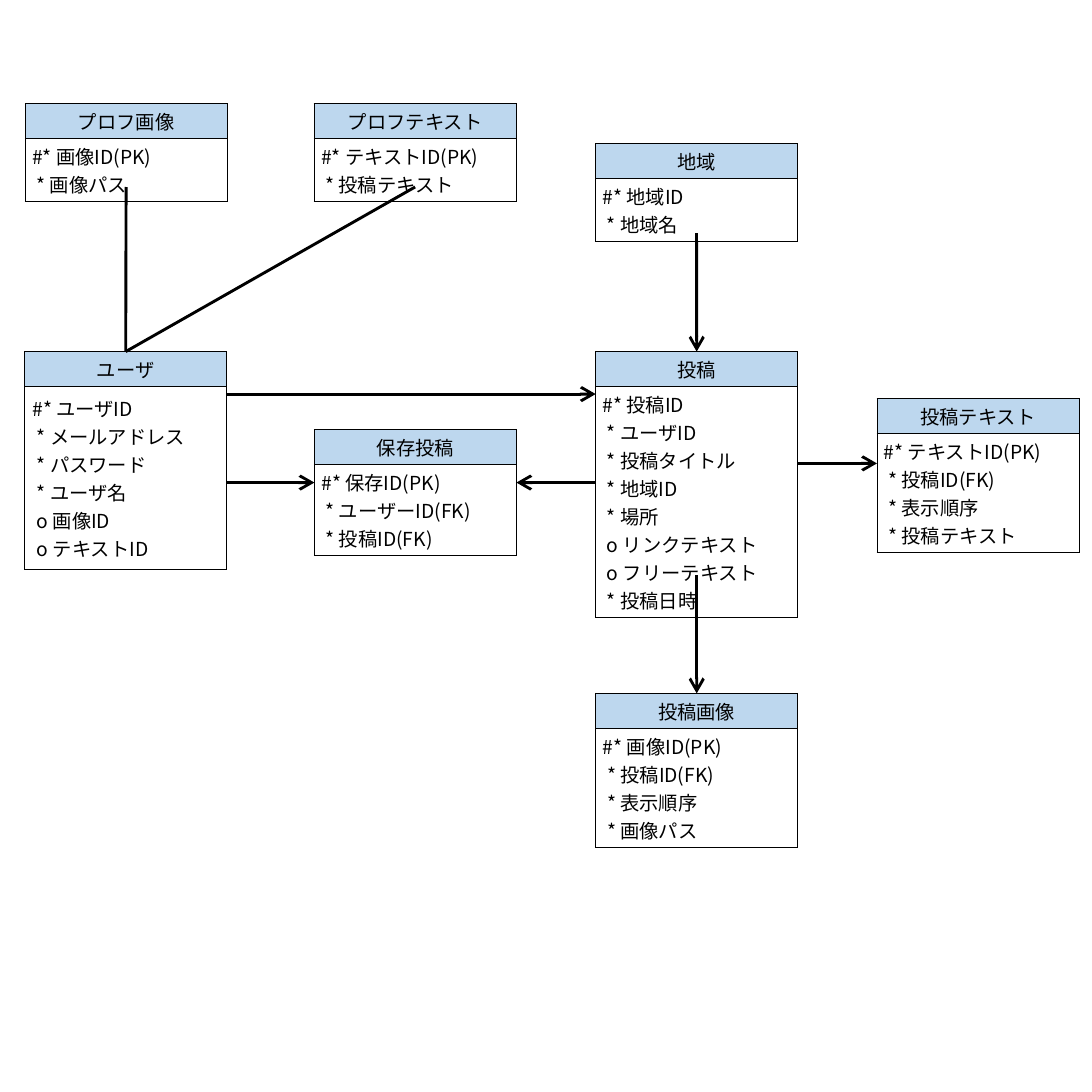
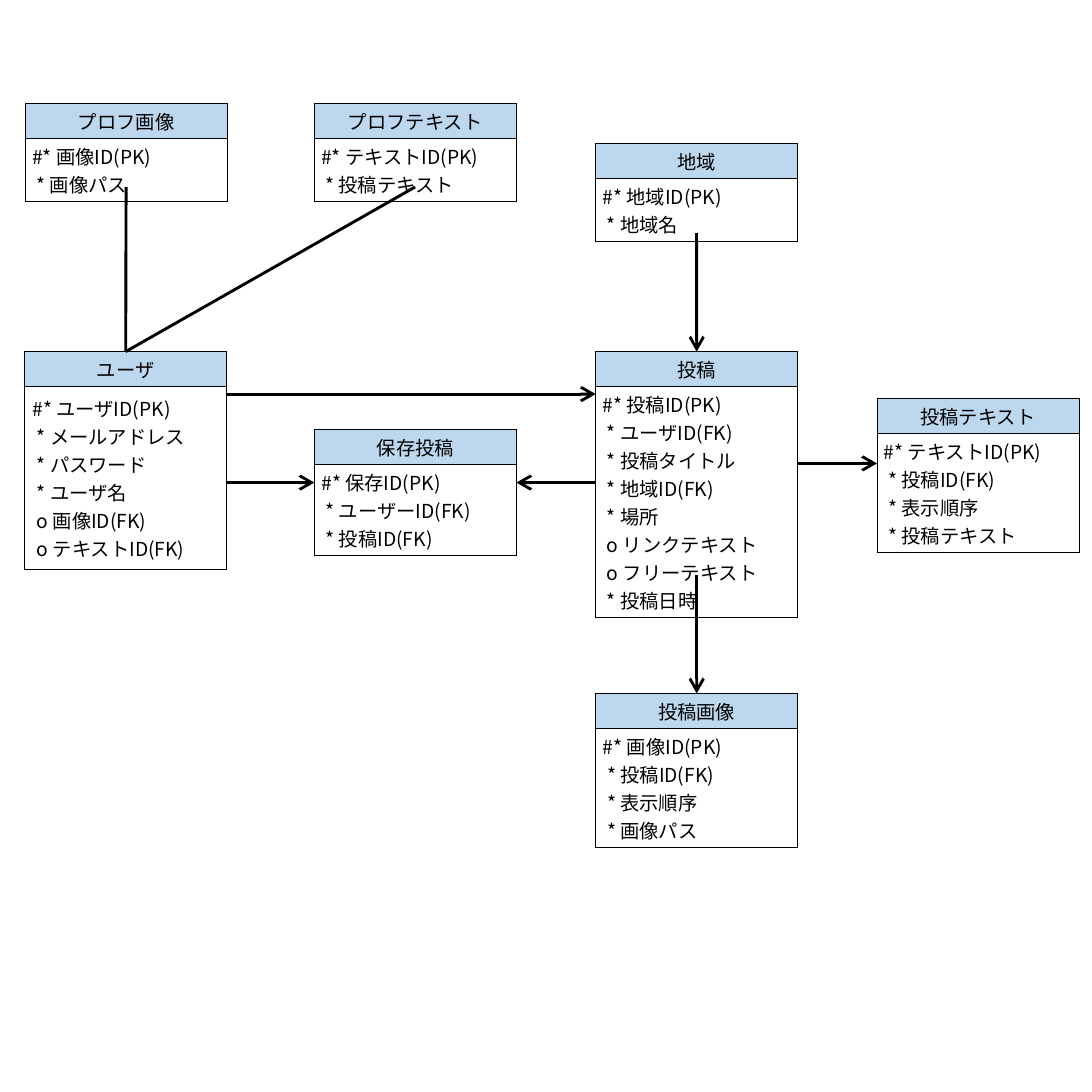
Before and after one commit to fu-syoji-t/SD3D_2023_Scrum3, a slide deck: slide 1 of 05ドキュメント/データベース/概念データモデル.pptx. Drawn at 1092x1092 pixels with LibreOffice and Linux fonts; fonts in the diff are those of the drawing. Boxes give left, top, right and bottom in pixels: in the first picture for what was removed or moved away, otherwise in the second. Text is boxed around its words. In the diff, an @@ line names an element or a change of style, - is before the commit and + after.

```diff
--- a/05ドキュメント/データベース/概念データモデル.pptx
+++ b/05ドキュメント/データベース/概念データモデル.pptx
@@ table at bbox=[596, 144, 797, 238] @@
-row 2, column 1: #* 地域ID / * 地域名
+row 2, column 1: #* 地域ID(PK) / * 地域名
@@ table at bbox=[25, 352, 227, 564] @@
-row 2, column 1: #* ユーザID / * メールアドレス * パスワード / * ユーザ名 / o 画像ID / o テキストID
+row 2, column 1: #* ユーザID(PK) / * メールアドレス * パスワード / * ユーザ名 / o 画像ID(FK) / o テキストID(FK)
@@ table at bbox=[596, 352, 797, 618] @@
-row 2, column 1: #* 投稿ID / * ユーザID / * 投稿タイトル / * 地域ID / * 場所 / o リンクテキスト / o フリーテキスト / * 投稿日時
+row 2, column 1: #* 投稿ID(PK) / * ユーザID(FK) / * 投稿タイトル / * 地域ID(FK) / * 場所 / o リンクテキスト / o フリーテキスト / * 投稿日時
```
Also in this commit, not shown: 58 other files.
